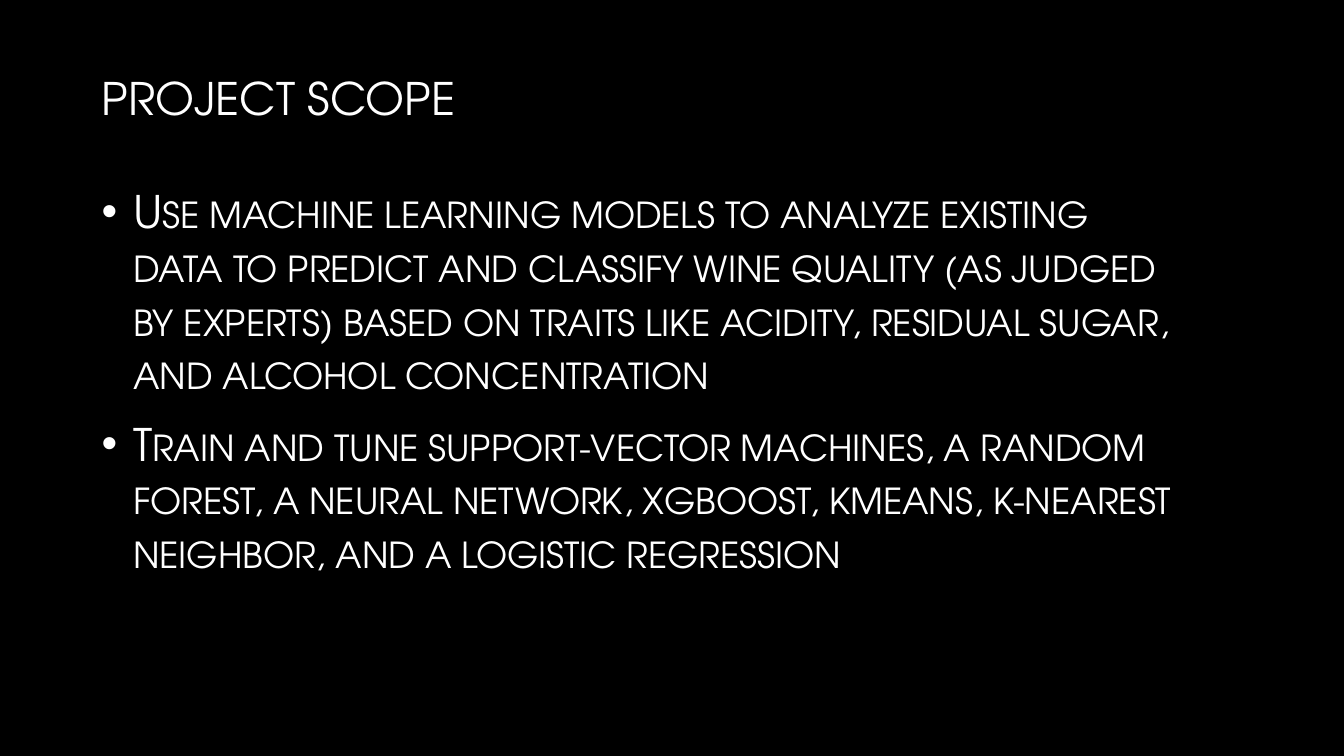
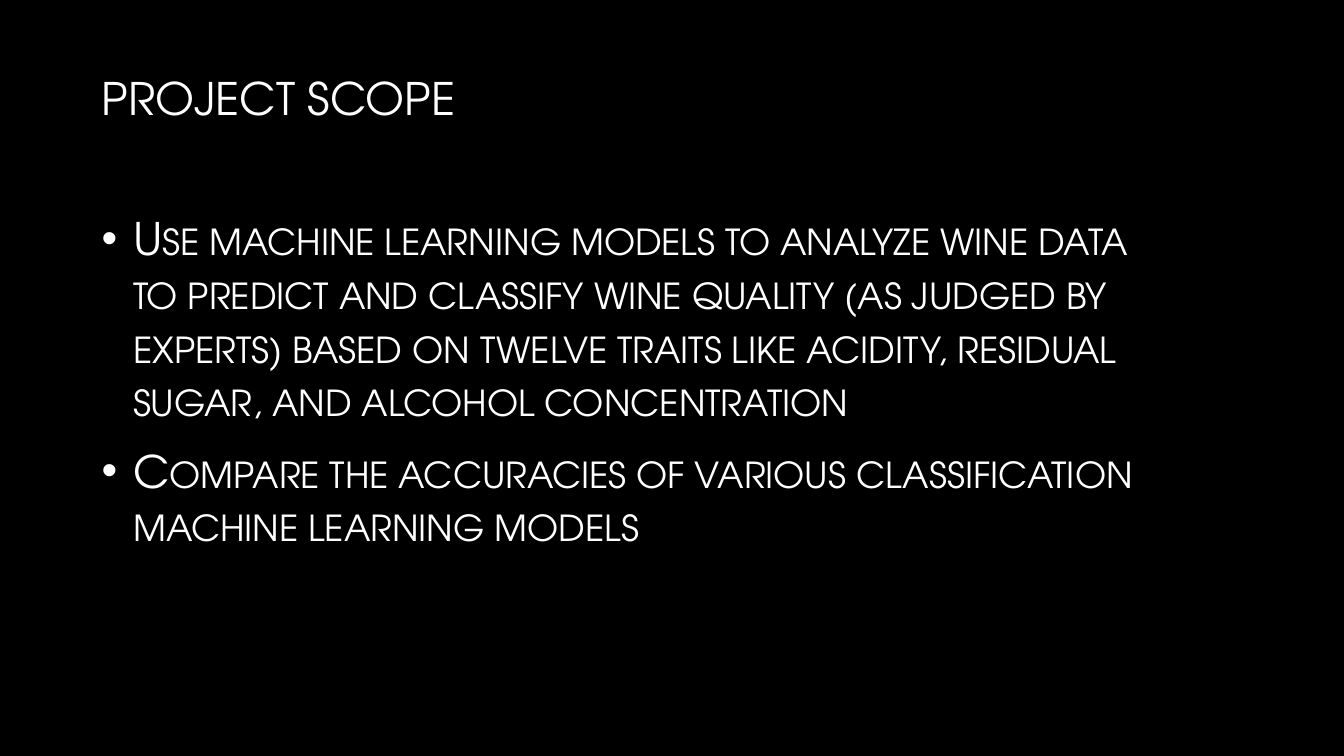
Before and after one commit to justindooley/Final_Project, a slide deck: slide 2 of project_presentation.pptx. Drawn at 1344x756 pixels with LibreOffice and Linux fonts; fonts in the diff are those of the drawing; background and template pictures are left out. Boxes give left, top, right and bottom in pixels: in the first picture for what was removed or moved away, otherwise in the second. Text is boxed around its words. In the diff, an @@ line names an element or a change of style, - is before the commit and + after.

Commit message:
Logistic Regression & Presentation

```diff
--- a/project_presentation.pptx
+++ b/project_presentation.pptx
@@ text at bbox=[133, 228, 1133, 542]: text changed @@
-• Use machine learning models to analyze existing data to predict and classify wine quality (as judged by experts) based on traits like acidity, residual sugar, and alcohol concentration
-• Train and tune support-vector machines, a random forest, a neural network, xgboost, kmeans, k-nearest neighbor, and a logistic regression
+• Use machine learning models to analyze wine data to predict and classify wine quality (as judged by experts) based on twelve traits like acidity, residual sugar, and alcohol concentration
+• Compare the accuracies of various classification machine learning models
```
Also in this commit, not shown: 4 other slides changed, 6 slides added, 2 slides removed, 39 other files.
